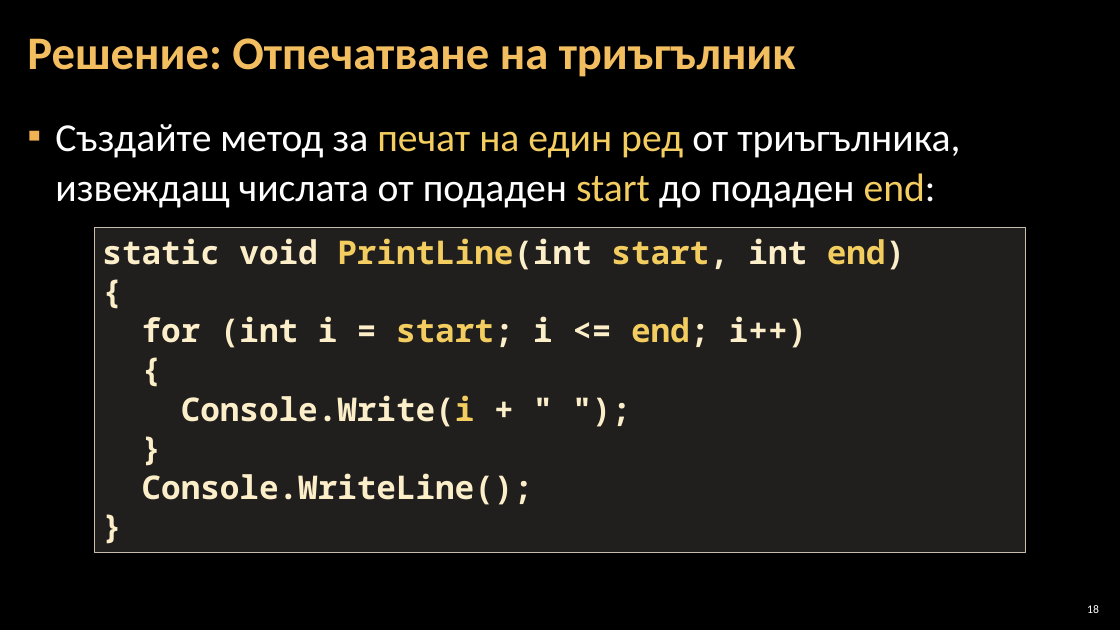
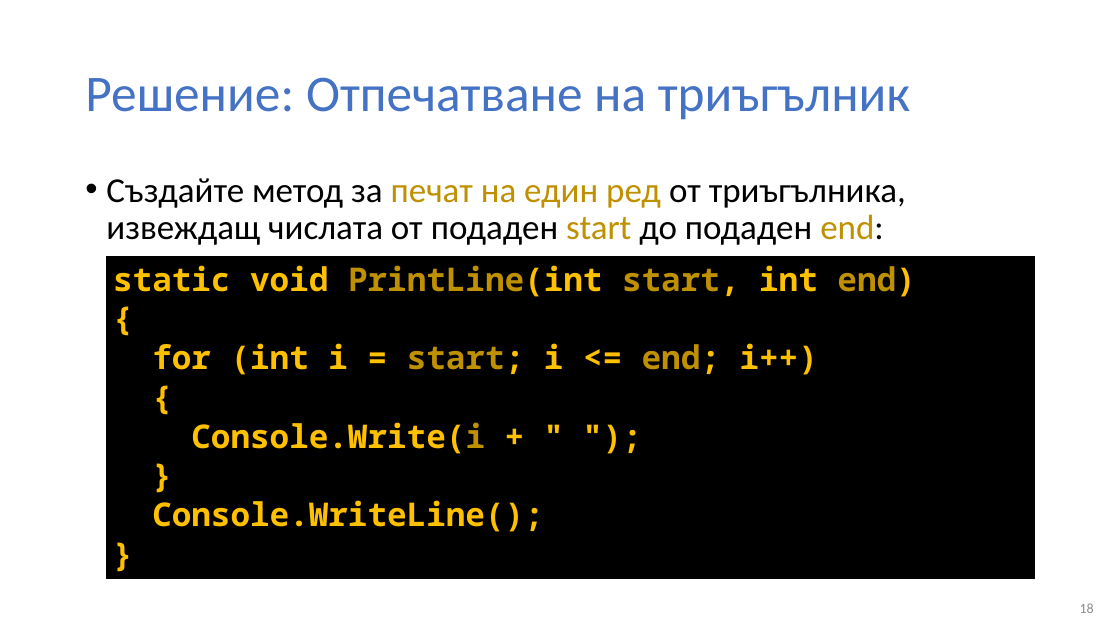
Before and after one commit to BG-IT-Edu/Free-Content, a slide deck: slide 18 of dmanolov/Информатика 11 клас, ПП (C#)/М0.Въведение в програмирането/06.Методи/06.1.Деклариране-и-извикване-на-методи.pptx. Drawn at 1120x630 pixels with LibreOffice and Linux fonts; fonts in the diff are those of the drawing; background and template pictures are left out. Boxes give left, top, right and bottom in pixels: in the first picture for what was removed or moved away, otherwise in the second. Text is boxed around its words. In the diff, an @@ line names an element or a change of style, - is before the commit and + after.

Commit message:
добавени материалите за методи

```diff
--- a/dmanolov/Информатика 11 клас, ПП (C#)/М0.Въведение в програмирането/06.Методи/06.1.Деклариране-и-извикване-на-методи.pptx
+++ b/dmanolov/Информатика 11 клас, ПП (C#)/М0.Въведение в програмирането/06.Методи/06.1.Деклариране-и-извикване-на-методи.pptx
@@ background picture (left out) to #FFFFFF @@
@@ title "Решение: Отпечатване на триъгълник": place and size @@
-title "Решение: Отпечатване на триъгълник" at (27,38,796,77)
+title "Решение: Отпечатване на триъгълник" at (85,77,910,120)
@@ title "Решение: Отпечатване на триъгълник" at (85,77,910,120): size 40 to 44 pt, text colour #F3BE60 to #4472C4, bold off @@
@@ text "Създайте метод за печат на ...": place and size @@
-text "Създайте метод за печат на ..." at (55,124,960,208)
+text "Създайте метод за печат на ..." at (106,178,906,245)
@@ text "Създайте метод за печат на ..." at (106,178,906,245): size 34 to 30 pt; text colour #FFFFFF to #000000 in "Създайте метод за от триъгълника, извеждащ числата ..."; text colour #F3CD60 to #BF9000 in "печат на един ред start end:"; bullet ▪ to •; line spacing 1.05 to 0.9; less space between paragraphs @@
@@ rectangle "static void PrintLine(int start, int ...": place and size @@
-rectangle "static void PrintLine(int start, int ..." at (94,228,1025,553)
+rectangle "static void PrintLine(int start, int ..." at (105,255,1036,580)
@@ rectangle "static void PrintLine(int start, int ..." at (105,255,1036,580): text colour #FBEEC9 to #FFC000 in "static void PrintLine(int start, int end)", "{", "for (int i = start; i <= ...", "{" and 4 more places; text colour #F3CD60 to #BF9000 in "PrintLine(int start, end)", "start; end;", "Console.Write(i"; fill #D9D5C7 at 15% opacity to #000000; outline #C7BFAC 1 pt to #FFFFFF 1.5 pt @@
@@ page number at (1080,603,1094,613): size 10 to 12 pt, text colour #FFFFFF to #8C8C8C @@
```
Also in this commit, not shown: 22 other slides changed, 6 other files.
